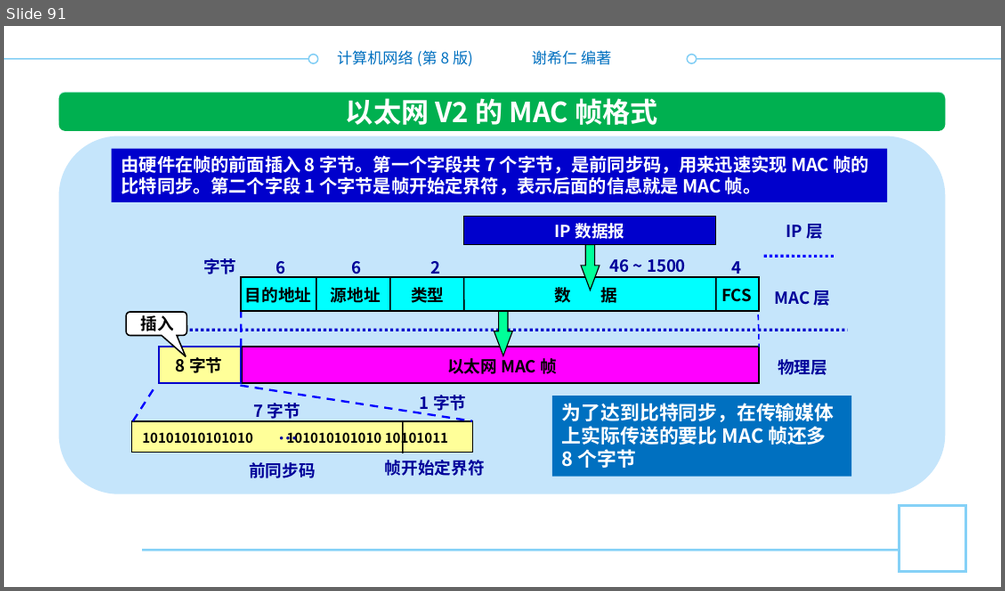
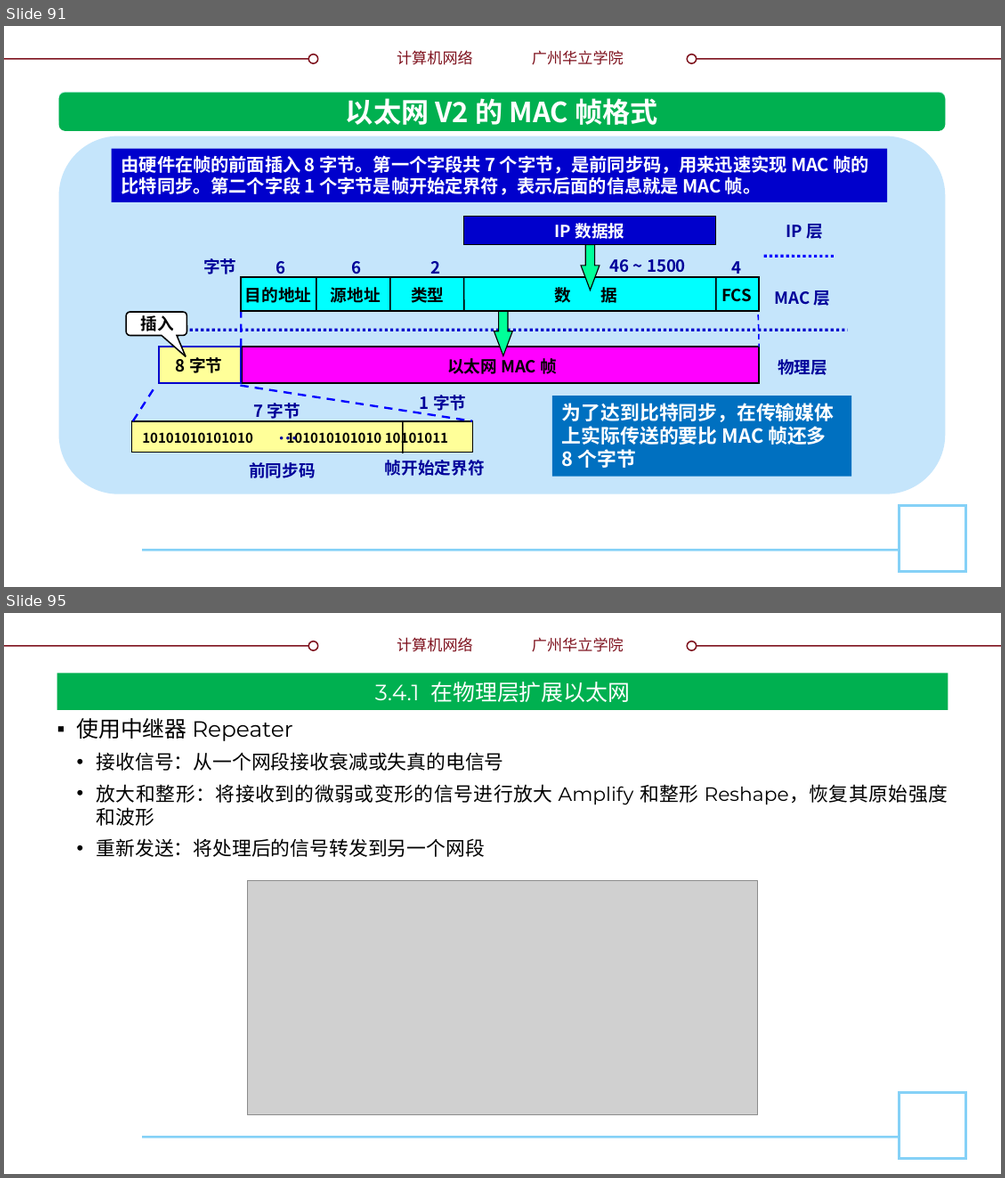
Before and after one commit to glplaman/glplaman.github.io, a slide deck: network/ppt/chap3.pptx. Shown one above the other, each under a label of ours: slide 91 before the commit, slides 91 and 95 after it; the slides between them are not shown. The pictures are 1005x591 and 1005x1178 pixels, drawn with LibreOffice and Linux fonts; fonts in the diff are those of the drawing; grey boxes stand for pictures; background and template pictures are left out. Boxes give left, top, right and bottom in pixels: in the first picture for what was removed or moved away, otherwise in the second. Text is boxed around its words. In the diff, an @@ line names an element or a change of style, - is before the commit and + after.

```diff
--- a/network/ppt/chap3.pptx
+++ b/network/ppt/chap3.pptx
@@ slide 95 added at (4, 613, 1001, 1174), background #FFFFFF; not listed: 9 template elements that a slide beside it also shows @@
@@ title added at (57, 673, 948, 710), fill #00B050, 16 pt, text #FFFFFF @@
+3.4.1 在物理层扩展以太网
@@ text added at (77, 718, 948, 857), 14 pt, text #000000 @@
+▪ 使用中继器 Repeater
+  • 接收信号：从一个网段接收衰减或失真的电信号
+  • 放大和整形：将接收到的微弱或变形的信号进行放大 Amplify 和整形 Reshape，恢复其原始强度和波形
+  • 重新发送：将处理后的信号转发到另一个网段
@@ picture added at (247, 880, 758, 1114) @@
@@ slide 91 changed as well @@
@@ text at (396, 50, 473, 65): text changed; text colour #0070C0 to #7F131F @@
-计算机网络 (第 8 版)
+计算机网络
@@ text at (532, 50, 623, 65): text changed; text colour #0070C0 to #7F131F @@
-谢希仁 编著
+广州华立学院
@@ line (4, 59) - (318, 59): stroke #84CFF5 1 pt to #7F131F 1 pt @@
@@ ellipse at (309, 54, 318, 62): outline #84CFF5 1 pt to #7F131F 1 pt @@
@@ ellipse at (687, 54, 696, 62): outline #84CFF5 1 pt to #7F131F 1 pt @@
@@ line (687, 59) - (1001, 59): stroke #84CFF5 1 pt to #7F131F 1 pt @@
```
Also in this commit, not shown: 148 other slides changed, 1 other slide added, 2 slides removed, 9 other files.
